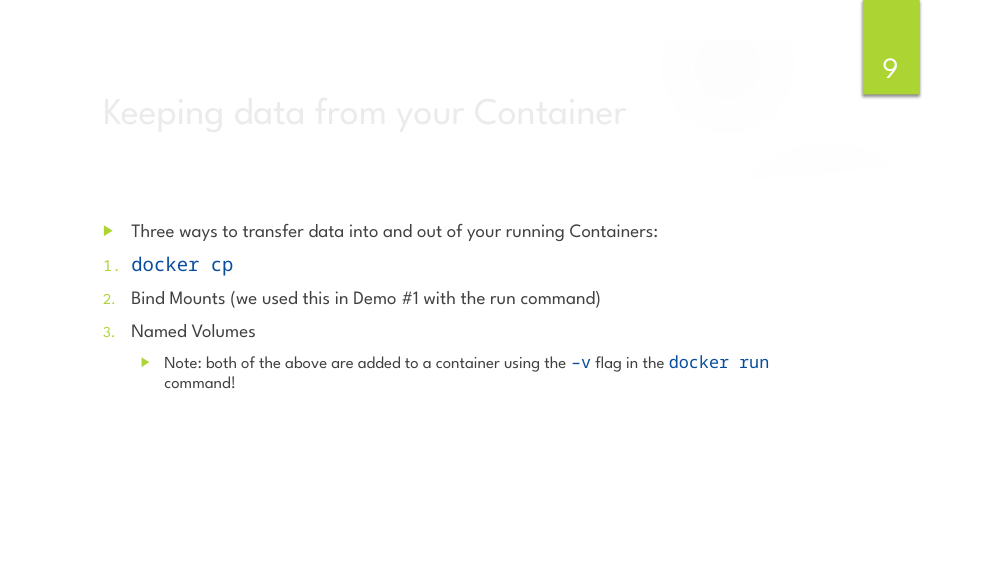
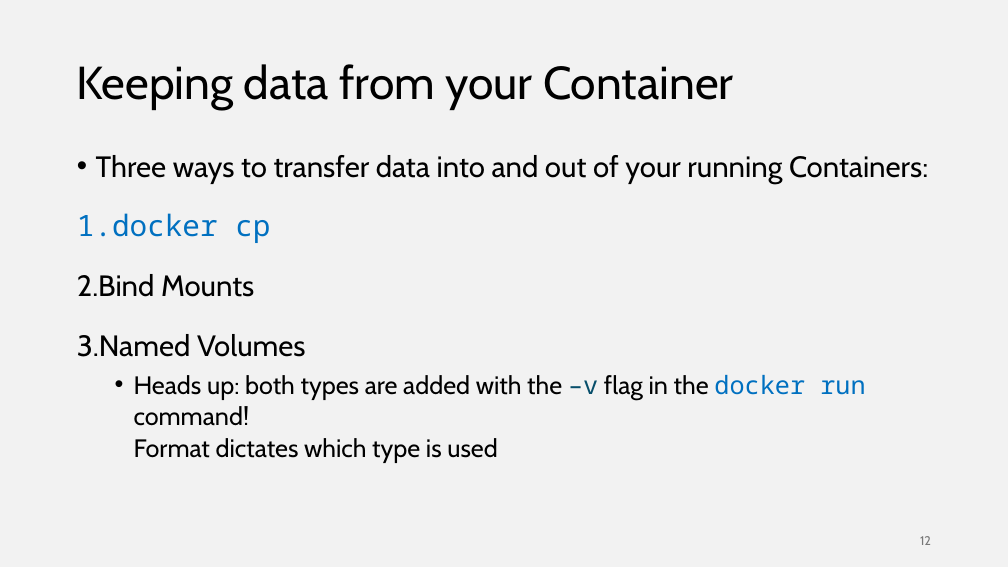
Before and after one commit to ilanham/Presentations, a slide deck: slide 12 of docker/Developing for SQL Server with Docker.pptx (slide 9 before the commit). Drawn at 1008x567 pixels with LibreOffice and Linux fonts; fonts in the diff are those of the drawing; background and template pictures are left out. Boxes give left, top, right and bottom in pixels: in the first picture for what was removed or moved away, otherwise in the second. Text is boxed around its words. In the diff, an @@ line names an element or a change of style, - is before the commit and + after.

Commit message:
latest Docker slides version

```diff
--- a/docker/Developing for SQL Server with Docker.pptx
+++ b/docker/Developing for SQL Server with Docker.pptx
@@ background picture (left out) to #F2F2F2 @@
@@ group removed at bbox=[0, 0, 1008, 567]: 4 ellipses, 3 freeform shapes @@
@@ rectangle removed at bbox=[863, 0, 920, 95] @@
@@ title "Keeping data from your Container": place and size @@
-title "Keeping data from your Container" at bbox=[95, 80, 820, 138]
+title "Keeping data from your Container" at bbox=[77, 64, 734, 110]
@@ title "Keeping data from your Container" at bbox=[77, 64, 734, 110]: size 36 to 44 pt, font League Spartan to Cabin, text colour #EBEBEB to #000000; line spacing 1 to 0.9 @@
@@ page number removed at bbox=[882, 58, 898, 78] @@
-9
@@ text "Three ways to transfer data ...": place and size @@
-text "Three ways to transfer data ..." at bbox=[131, 224, 769, 388]
+text "Three ways to transfer data ..." at bbox=[77, 155, 928, 463]
@@ text at bbox=[77, 155, 928, 357]: size 18 to 28 pt in "Three ways to transfer data into and ...", "docker cp", "Named Volumes"; font League Spartan to Cabin, text colour #404040 to #000000 in "Three ways to transfer data into and ...", "Named Volumes"; text colour #0A4D9E to #0070C0 in "docker cp"; bullet ▶ to •; line spacing 1 to 0.8; indent changed; line spacing 1 to 1.4 @@
@@ text at bbox=[77, 274, 254, 297]: text changed; size 18 to 28 pt; font League Spartan to Cabin; text colour #404040 to #000000 @@
-2. Bind Mounts (we used this in Demo #1 with the run command)
+2. Bind Mounts
@@ text at bbox=[134, 375, 865, 463]: text changed; size 16 to 24 pt; font League Spartan to Cabin; text colour #404040 to #000000 @@
-  ▶ Note: both of the above are added to a container using the –v flag in the docker run command!
+  • Heads up: both types are added with the –v flag in the docker run command!
+    Format dictates which type is used
@@ page number added at bbox=[920, 536, 931, 545], 12 pt, text #797979 @@
+12
```
Also in this commit, not shown: 18 other slides changed, 3 slides added, 1 slide removed, 2 other files.
